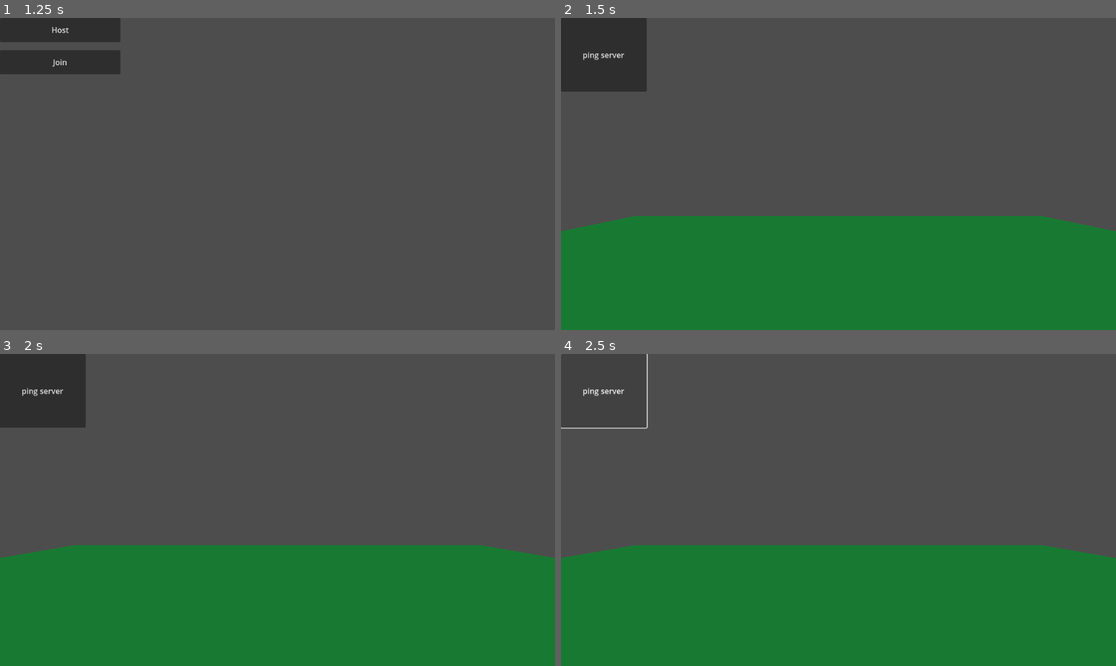
Above: before the commit, frames 1-4 (two rows, left to right).
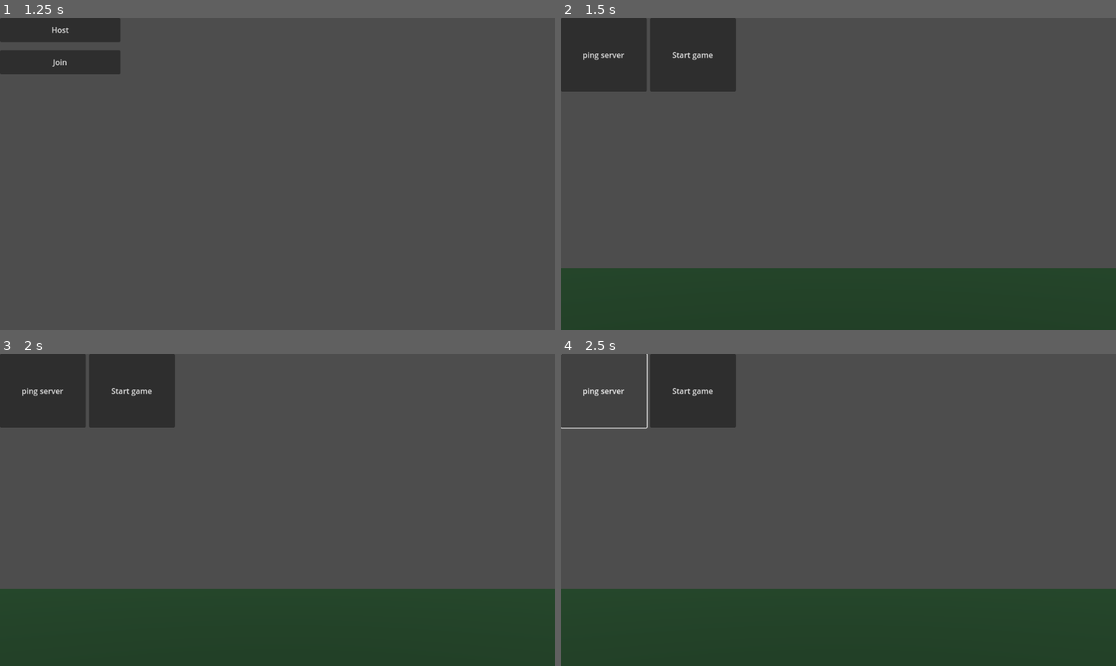
Above: after the commit, the same moments.

Repository: cheesebellies/GodotMultiplayerBase
Game: Godot game, scene res://Menus/menu.tscn
Same seed, same stepped clock (60 frames per second), same inputs: the game is played once before the commit and once after it.
Inputs:
- Up to frame 1 (1.25 s): tap Enter (ui_accept) at 0.5, 0.6, 0.77, 1.07 s; hold Right (ui_right) from 0.53 s (still down)
- Up to frame 2 (1.5 s): release Right (ui_right) at 1.25 s; click "Host" at 1.25 s
- Up to frame 3 (2 s): no input
- Up to frame 4 (2.5 s): click "ping server" at 2 s

Frame 1 is identical in both runs. In frame 2, 39% of the frame differs, in the area x 0-100%, y 0-100%; in frame 3, 42%; in frame 4, 42%.

Commit message:
working demo

Diff:
--- a/Knockout/Client/client.gd
+++ b/Knockout/Client/client.gd
@@ -1,6 +1,7 @@
 extends Node
 
 @export var multiplayer_type: String = ""
+@export var game_started: bool = false
 
 func debug(tprint):
 	print("[Client] " + str(tprint))
@@ -8,6 +9,26 @@
 func _ready() -> void:
 	debug("Connected as " + multiplayer_type)
 
+func _process(_delta) -> void:
+	if !game_started: return
+	get_node("../Server").send_positional(get_node("Player"))
+
+func start_game():
+	game_started = true
+	var opp = load("res://Client/player.tscn").instantiate()
+	opp.name = "Opponent"
+	opp.is_auth = false
+	add_child(opp)
+
+func update_opponent_positional(data: Array):
+	var opp = get_node("Opponent")
+	opp.position = data[0]
+	opp.velocity = data[1]
+	opp.quaternion = data[2]
 
 func _on_button_pressed():
-	get_parent().get_node("Server").ping_server()
+	get_node("../Server").ping_server()
+
+
+func _on_button_2_pressed():
+	get_node("../Server").event_start()
--- a/Knockout/Client/client.tscn
+++ b/Knockout/Client/client.tscn
@@ -1,9 +1,8 @@
-[gd_scene load_steps=5 format=3 uid="uid://chhgteursb0jw"]
+[gd_scene load_steps=4 format=3 uid="uid://chhgteursb0jw"]
 
 [ext_resource type="Script" path="res://Client/client.gd" id="1_y5nvh"]
 [ext_resource type="PackedScene" uid="uid://bgqu04neoeayj" path="res://Client/player.tscn" id="2_k752w"]
 [ext_resource type="PackedScene" uid="uid://ddiwsa3s5efjd" path="res://Client/world.tscn" id="3_0d1m3"]
-[ext_resource type="Script" path="res://Client/player.gd" id="3_eyl3e"]
 
 [node name="Client" type="Node"]
 script = ExtResource("1_y5nvh")
@@ -20,10 +19,17 @@
 offset_bottom = 153.0
 text = "ping server"
 
+[node name="Button2" type="Button" parent="Control"]
+layout_mode = 0
+offset_left = 185.0
+offset_right = 363.0
+offset_bottom = 153.0
+text = "Start game"
+
 [node name="Player" parent="." instance=ExtResource("2_k752w")]
-script = ExtResource("3_eyl3e")
 
 [node name="World" parent="." instance=ExtResource("3_0d1m3")]
 transform = Transform3D(1, 0, 0, 0, 1, 0, 0, 0, 1, 0, -1.98454, 0)
 
 [connection signal="pressed" from="Control/Button" to="." method="_on_button_pressed"]
+[connection signal="pressed" from="Control/Button2" to="." method="_on_button_2_pressed"]
--- a/Knockout/Client/player.gd
+++ b/Knockout/Client/player.gd
@@ -3,26 +3,27 @@
 
 const SPEED = 5.0
 const JUMP_VELOCITY = 4.5
+@export var is_auth: bool = true
+
 
 
 func _physics_process(delta):
-	# Add the gravity.
+	if is_auth:
+
+		# Handle jump.
+		if Input.is_action_just_pressed("ui_accept") and is_on_floor():
+			velocity.y = JUMP_VELOCITY
+
+		# Get the input direction and handle the movement/deceleration.
+		# As good practice, you should replace UI actions with custom gameplay actions.
+		var input_dir = Input.get_vector("ui_left", "ui_right", "ui_up", "ui_down")
+		var direction = (transform.basis * Vector3(input_dir.x, 0, input_dir.y)).normalized()
+		if direction:
+			velocity.x = direction.x * SPEED
+			velocity.z = direction.z * SPEED
+		else:
+			velocity.x = move_toward(velocity.x, 0, SPEED)
+			velocity.z = move_toward(velocity.z, 0, SPEED)
 	if not is_on_floor():
 		velocity += get_gravity() * delta
-
-	# Handle jump.
-	if Input.is_action_just_pressed("ui_accept") and is_on_floor():
-		velocity.y = JUMP_VELOCITY
-
-	# Get the input direction and handle the movement/deceleration.
-	# As good practice, you should replace UI actions with custom gameplay actions.
-	var input_dir = Input.get_vector("ui_left", "ui_right", "ui_up", "ui_down")
-	var direction = (transform.basis * Vector3(input_dir.x, 0, input_dir.y)).normalized()
-	if direction:
-		velocity.x = direction.x * SPEED
-		velocity.z = direction.z * SPEED
-	else:
-		velocity.x = move_toward(velocity.x, 0, SPEED)
-		velocity.z = move_toward(velocity.z, 0, SPEED)
-
 	move_and_slide()
--- a/Knockout/Client/player.tscn
+++ b/Knockout/Client/player.tscn
@@ -1,8 +1,11 @@
-[gd_scene load_steps=2 format=3 uid="uid://bgqu04neoeayj"]
+[gd_scene load_steps=3 format=3 uid="uid://bgqu04neoeayj"]
+
+[ext_resource type="Script" path="res://Client/player.gd" id="1_61x8s"]
 
 [sub_resource type="CapsuleShape3D" id="CapsuleShape3D_nwhx5"]
 
 [node name="Player" type="CharacterBody3D"]
+script = ExtResource("1_61x8s")
 
 [node name="CollisionShape3D" type="CollisionShape3D" parent="."]
 shape = SubResource("CapsuleShape3D_nwhx5")
@@ -11,3 +14,4 @@
 
 [node name="Camera3D" type="Camera3D" parent="."]
 transform = Transform3D(1, 0, 0, 0, 1, 0, 0, 0, 1, 0, 0.730504, 0)
+fov = 37.8493
--- a/Knockout/Client/world.tscn
+++ b/Knockout/Client/world.tscn
@@ -1,15 +1,10 @@
-[gd_scene load_steps=4 format=3 uid="uid://ddiwsa3s5efjd"]
+[gd_scene load_steps=3 format=3 uid="uid://ddiwsa3s5efjd"]
 
 [sub_resource type="StandardMaterial3D" id="StandardMaterial3D_otiy2"]
 albedo_color = Color(0.0431373, 0.219608, 0.0862745, 1)
 
 [sub_resource type="BoxShape3D" id="BoxShape3D_5hrsd"]
 size = Vector3(20, 1, 20)
-
-[sub_resource type="Environment" id="Environment_libju"]
-ambient_light_source = 3
-ambient_light_color = Color(1, 1, 1, 1)
-ambient_light_energy = 5.04
 
 [node name="World" type="Node3D"]
 
@@ -22,5 +17,5 @@
 [node name="CollisionShape3D" type="CollisionShape3D" parent="StaticBody3D"]
 shape = SubResource("BoxShape3D_5hrsd")
 
-[node name="WorldEnvironment" type="WorldEnvironment" parent="."]
-environment = SubResource("Environment_libju")
+[node name="DirectionalLight3D" type="DirectionalLight3D" parent="."]
+transform = Transform3D(1, 0, 0, 0, 0.624616, 0.780932, 0, -0.780932, 0.624616, 0, 10.5145, 0)
--- a/Knockout/Server/server.gd
+++ b/Knockout/Server/server.gd
@@ -1,31 +1,55 @@
 extends Node
 
+
+
 #Constants
+
+
 
 const PORT: int = 9999
 const MAX_CLIENTS: int = 16
 
+
+
 #Enums
 
+
+
 enum {PACKET_TYPE_PING, PACKET_TYPE_POSITIONAL, PACKET_TYPE_EVENT, PACKET_TYPE_OTHER}
 
+
+
 #Export vars
 
+
+
 @export var multiplayer_type: String = ""
 
+
+
 #Variables
+
+
 
 var pairings = {}
 var enet_peer = ENetMultiplayerPeer.new()
 
+
+
 #Utility functions
+
+
 
 func debugs(tprint):
 	print("[Server] " + str(tprint))
 func debuge(tprint):
 	print("[Endpoint #-" + str(multiplayer.get_unique_id()) + "] " + str(tprint))
 
+
+
 #Built-in functions
+
+
 
 func init():
 	if multiplayer_type != "endpoint":
@@ -48,12 +72,24 @@
 func _process(_delta):
 	pass
 
+
+
 #Gameplay functions
 
+
+
+func update_position(packet: PackedByteArray):
+	var data = unpack_positional(packet)
+	get_node("../Client").update_opponent_positional(data)
+
 func start_game():
-	multiplayer.multiplayer_peer.refuse_new_connections = true
+	get_node("../Client").start_game()
+
+
 
 #Bit processing
+
+
 
 func unpack_positional(packet: PackedByteArray) -> Array:
 	var pos = Vector3()
@@ -100,7 +136,30 @@
 	packet.encode_float(37,rot.z)
 	return packet
 
+
+
 #Packet functions
+
+func send_positional(node: Node3D):
+	var packet = pack_positional(node)
+	multiplayer.send_bytes(packet,1,MultiplayerPeer.TRANSFER_MODE_UNRELIABLE_ORDERED,1)
+
+func echo_positional(id: int, packet: PackedByteArray):
+	multiplayer.send_bytes(packet,pairings[id],MultiplayerPeer.TRANSFER_MODE_UNRELIABLE_ORDERED,1)
+
+func event_start_echo():
+	var packet = PackedByteArray()
+	packet.resize(2)
+	packet.encode_u8(0,PACKET_TYPE_EVENT)
+	packet.encode_u8(1,0)
+	multiplayer.send_bytes(packet,0,MultiplayerPeer.TRANSFER_MODE_RELIABLE,0)
+
+func event_start():
+	var packet = PackedByteArray()
+	packet.resize(2)
+	packet.encode_u8(0,PACKET_TYPE_EVENT)
+	packet.encode_u8(1,0)
+	multiplayer.send_bytes(packet,1,MultiplayerPeer.TRANSFER_MODE_RELIABLE,0)
 
 func ping_response(id):
 	var packet = PackedByteArray()
@@ -114,7 +173,11 @@
 	packet.encode_u8(0,PACKET_TYPE_PING)
 	multiplayer.send_bytes(packet,1,MultiplayerPeer.TRANSFER_MODE_RELIABLE,0)
 
+
+
 #Signals
+
+
 
 func _peer_disconnected(id):
 	debugs("Peer disconnected: " + str(id))
@@ -127,31 +190,25 @@
 	match packet_type:
 		PACKET_TYPE_PING:
 			debuge("Ping Successful")
-	debuge("Received packet from #-" + str(id))
+		PACKET_TYPE_POSITIONAL:
+			update_position(packet)
+		PACKET_TYPE_EVENT:
+			if packet.decode_u8(1) == 0:
+				start_game()
+	#debuge("Received packet from #-" + str(id))
 
 func _server_packet_received(id: int, packet: PackedByteArray):
 	var packet_type = packet.decode_u8(0)
 	match packet_type:
 		PACKET_TYPE_PING:
 			ping_response(id)
-	debugs("Received packet from #-" + str(id))
-
-
-
-
-
-
-
-
-
-
-
-
-
-
-
-
-
-
-
-#
+		PACKET_TYPE_POSITIONAL:
+			echo_positional(id, packet)
+		PACKET_TYPE_EVENT:
+			if packet.decode_u8(1) == 0:
+				multiplayer.multiplayer_peer.refuse_new_connections = true
+				var peers = multiplayer.get_peers()
+				pairings[peers[0]] = peers[1]
+				pairings[peers[1]] = peers[0]
+				event_start_echo()
+	#debugs("Received packet from #-" + str(id))
